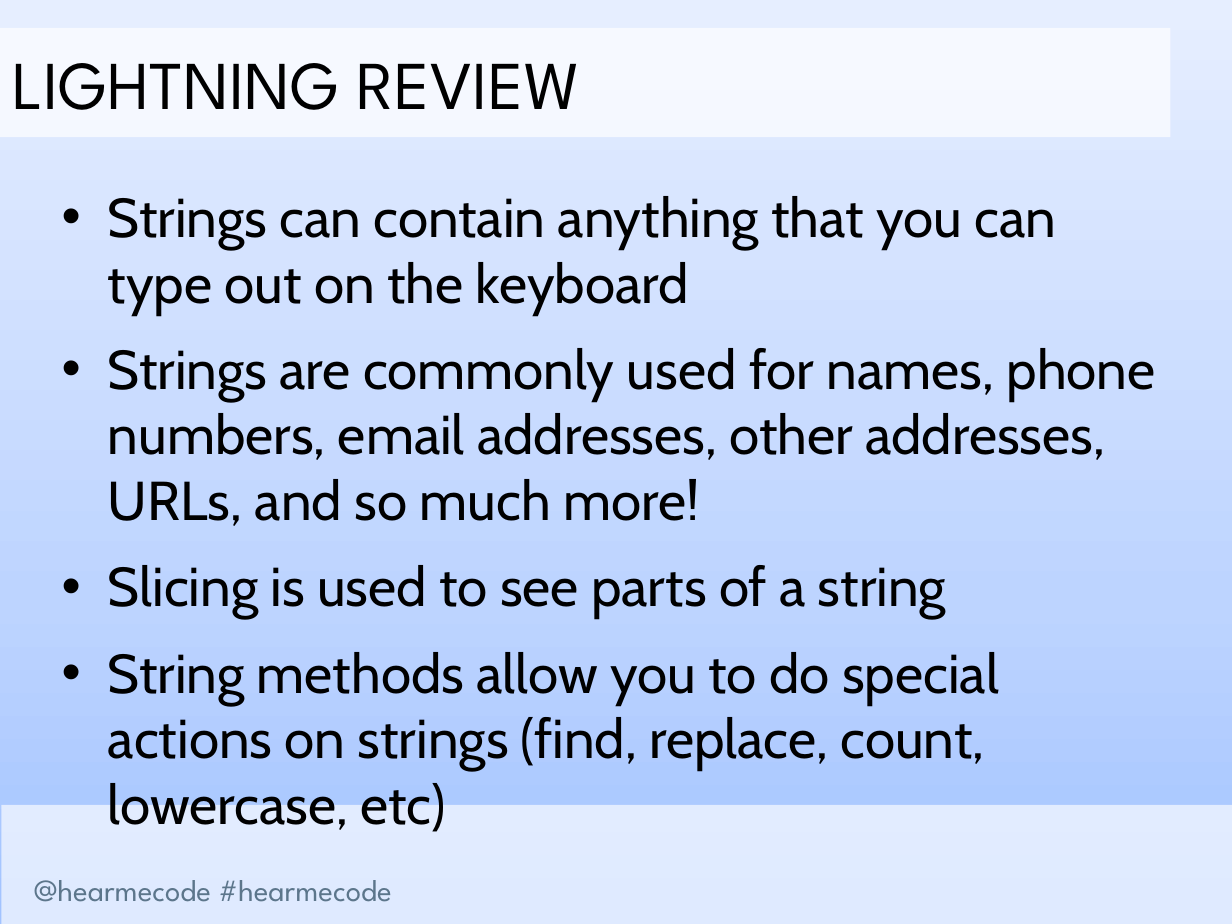
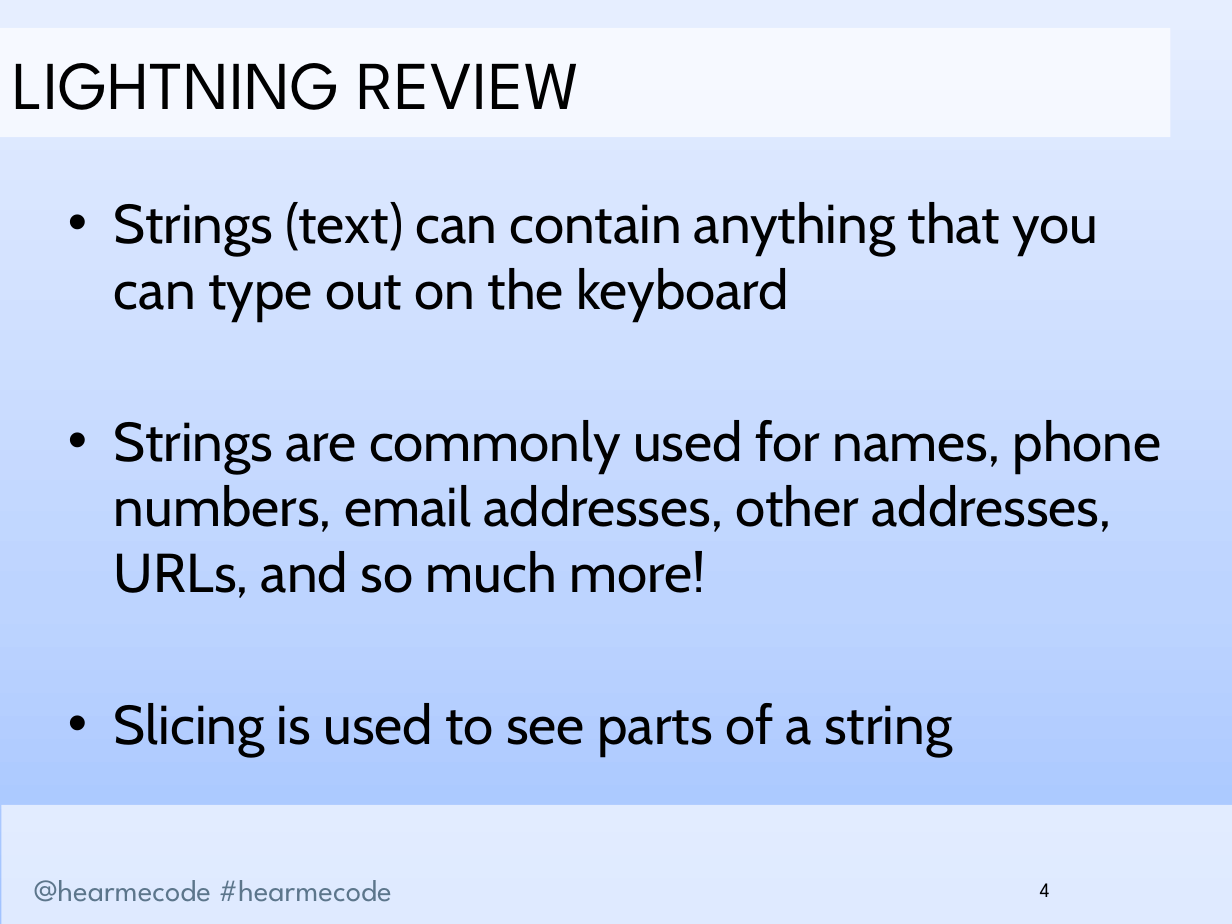
Before and after one commit to hearmecode/slides, a slide deck: slide 4 of Lesson 2/Hear Me Code - Lists and Loops.pptx (slide 5 before the commit). Drawn at 1232x924 pixels with LibreOffice and Linux fonts; fonts in the diff are those of the drawing; background and template pictures are left out. Boxes give left, top, right and bottom in pixels: in the first picture for what was removed or moved away, otherwise in the second. Text is boxed around its words. In the diff, an @@ line names an element or a change of style, - is before the commit and + after.

```diff
--- a/Lesson 2/Hear Me Code - Lists and Loops.pptx
+++ b/Lesson 2/Hear Me Code - Lists and Loops.pptx
@@ text at [114,202,1098,321]: text changed @@
-• Strings can contain anything that you can type out on the keyboard
+• Strings (text) can contain anything that you can type out on the keyboard
@@ text at [108,652,999,771]: paragraph removed @@
-• String methods allow you to do special actions on strings (find, replace, count, lowercase, etc)
@@ page number added at [1040,883,1050,897], 12 pt, text #000000 @@
+4
```
Also in this commit, not shown: 29 other slides changed, 7 slides added, 3 slides removed, 2 other files.
